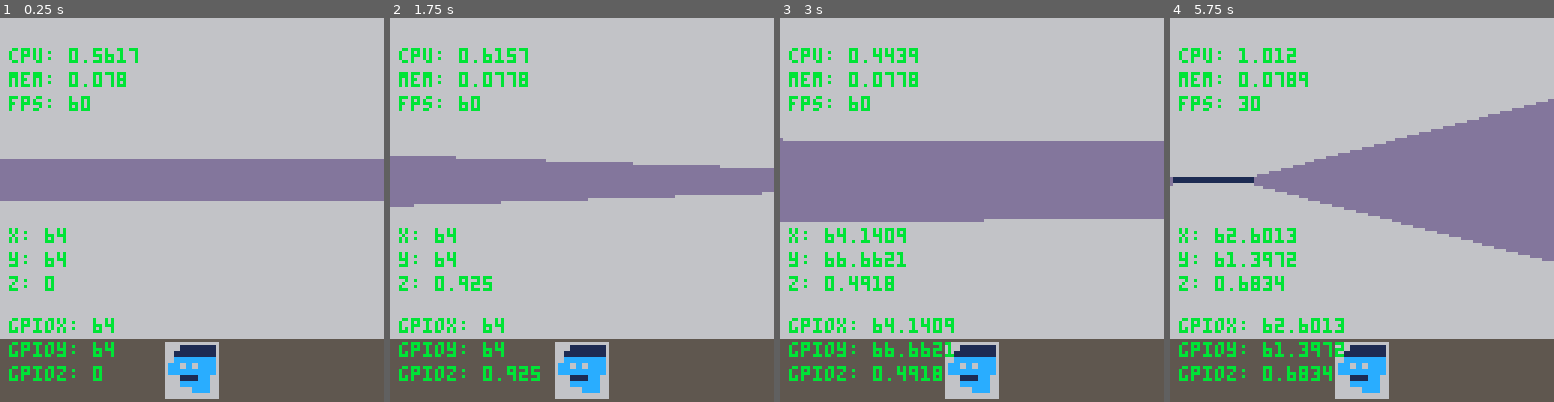
Above: before the commit, frames 1-4 (left to right).
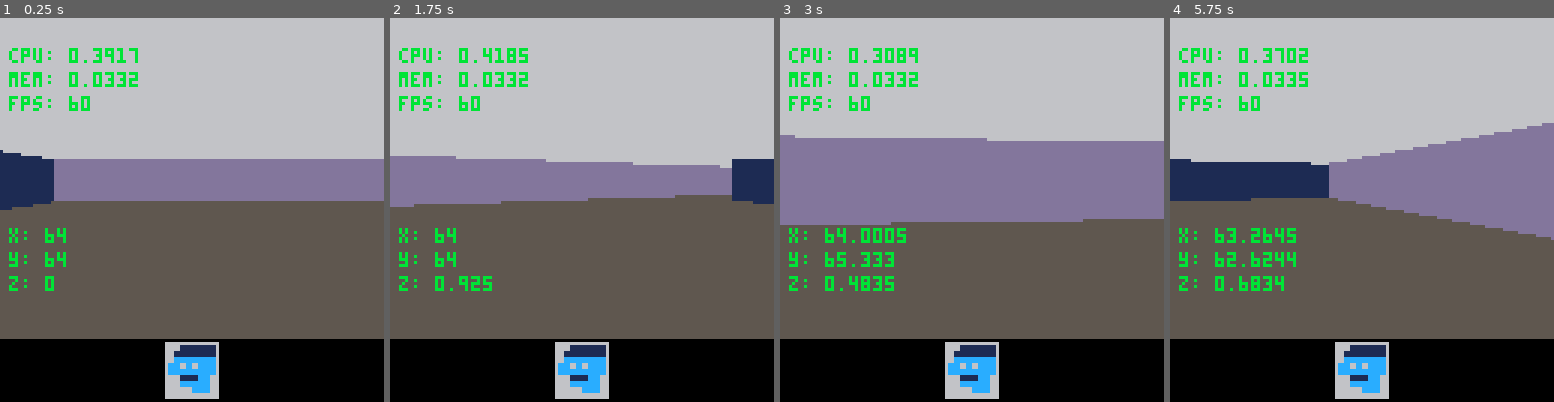
Above: after the commit, the same moments.

Repository: phearbot/pico8-raycasting
Game: PICO-8 cartridge dom.p8
Same seed, same stepped clock (60 frames per second), same inputs: the game is played once before the commit and once after it.
Inputs:
- Up to frame 1 (0.25 s): no input
- Up to frame 2 (1.75 s): hold Right from 1.6 s (still down)
- Up to frame 3 (3 s): release Right at 2.1 s; hold Up 2.15-2.42 s; hold Right from 2.47 s (still down)
- Up to frame 4 (5.75 s): release Right at 3.03 s; hold Left 3.08-3.58 s; hold Down 3.63-3.97 s; hold Right 4.02-4.68 s; hold Up 4.73-5.03 s; hold Left 5.08-5.68 s; hold Down from 5.73 s (still down)

The runs differ from the first frame. In frame 1, 52% of the frame differs, in the area x 0-100%, y 7-100%; in frame 2, 51%; in frame 3, 45%; in frame 4, 53%.

Commit message:
20% CPU boost: Fixed the square root calculations
In order to get my raycasting working I borrowed some code from wolfenstein.p8, but they were calculating distances with square roots, which is costly. 

CPU went from 55-64% in a given room to 35-45%, so a 20% CPU savings.

Diff:
--- a/dom.p8
+++ b/dom.p8
@@ -16,11 +16,11 @@
 
 
 function _draw()
- cls(6) -- this color is the color of the ground
+ cls(5) -- this color is the color of the ground
 
  draw_raycast_3d()
-	-- draw_map()
- -- draw_player(player.x,player.y,player.z,11)
+	--draw_map()
+ --draw_player(player.x,player.y,player.z,11)
  --draw_other_players()
  draw_hud()
  --draw_debug()
@@ -53,9 +53,9 @@
  print("y: " .. player.y,3,78,11)
  print("z: " .. player.z,3,86,11)
 
- print("gpiox: " .. peek4(0x5f80),3,100,11)
- print("gpioy: " .. peek4(0x5f84),3,108,11)
- print("gpioz: " .. peek4(0x5f88),3,116,11)
+ --print("gpiox: " .. peek4(0x5f80),3,100,11)
+ --print("gpioy: " .. peek4(0x5f84),3,108,11)
+ --print("gpioz: " .. peek4(0x5f88),3,116,11)
 end
 
 debug_add_player = 0
@@ -80,13 +80,13 @@
 -->8
 -- player stuff
 
-player = {x=64,y=64,z=0,view_dist=20}
+player = {x=64,y=64,z=0}
 fov=90
 fov_size=-sin((fov/2)/360)
 wall_scale = 164
 hud_height = 20
 
-move_interval = 1 / 60 * 10
+move_interval = 1 / 60 * 5
 rotate_interval = 1 / 120
 
 function get_input()
@@ -124,7 +124,7 @@
 
 function draw_hud()
  -- hud box
- rectfill(0,127 - hud_height,127,127,5)
+ rectfill(0,127 - hud_height,127,127,0)
 
  -- portrait
  rectfill(55,127-hud_height+1,72,126,6)
@@ -141,10 +141,14 @@
 	 for y=0, 127 do
 	  if (x==0 or y == 0 or x==127 or y==127) then
 	  	map_grid[x][y] = 1
-	  elseif (x==70 and (y > 20 and y < 100)) then
+	  elseif (x==70 and (y>20 and y<100)) then
 	  	map_grid[x][y] = 1
-	  elseif (x==60 and (y > 20 and y < 100)) then
+	  elseif (x==60 and (y>20 and y<100)) then
 	  	map_grid[x][y] = 1
+   elseif (y==70 and (x>50 and x< 68)) then
+    map_grid[x][y] = 1
+   elseif (y==60 and (x>62 and x<80)) then
+    map_grid[x][y] = 1
 	  else
 	   map_grid[x][y] = 0
 	 	end
@@ -168,6 +172,9 @@
 
 
 function draw_raycast_3d()
+ -- draws the sky
+ rectfill(0,0,127,(128 - hud_height) / 2,6)
+
  -- consider moving some of these variables to the player and only calculate on rotation?
  local dir_x=cos(player.z)
  local dir_y=sin(player.z)
@@ -179,24 +186,11 @@
   local ray_dir_x = dir_x + plane_x * camera_x
   local ray_dir_y = dir_y + plane_y * camera_x
 
-  map_x = flr(player.x)
-  map_y = flr(player.y)
-
-
-
-  -- i don't like this and i think i'm going to change it (borrowed from wolfenstein.p8)
-  rds=ray_dir_x*ray_dir_x
-  if(rds>0.0001)then
-   delta_dist_x=sqrt(1+(ray_dir_y*ray_dir_y)/rds)
-  else
-   delta_dist_x=1000
-  end
-  rds=ray_dir_y*ray_dir_y
-  if(rds>0.0001)then
-   delta_dist_y=sqrt(1+(ray_dir_x*ray_dir_x)/rds)
-  else
-   delta_dist_y=1000
-  end
+  local map_x = flr(player.x)
+  local map_y = flr(player.y)
+  local delta_dist_x = abs(1 / ray_dir_x)
+  local  delta_dist_y = abs(1 / ray_dir_y)
+
 
 
   if (ray_dir_x > 0) then
